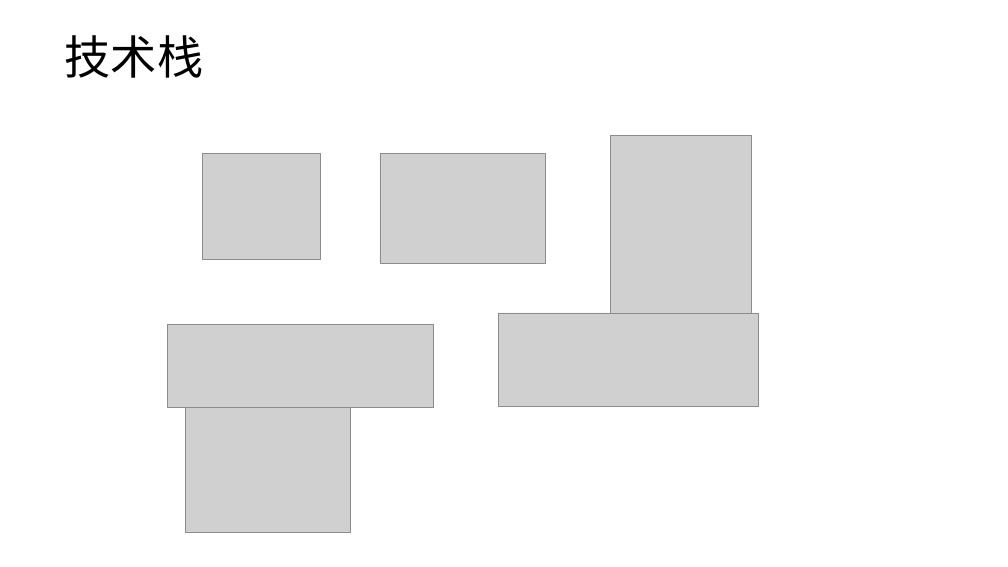
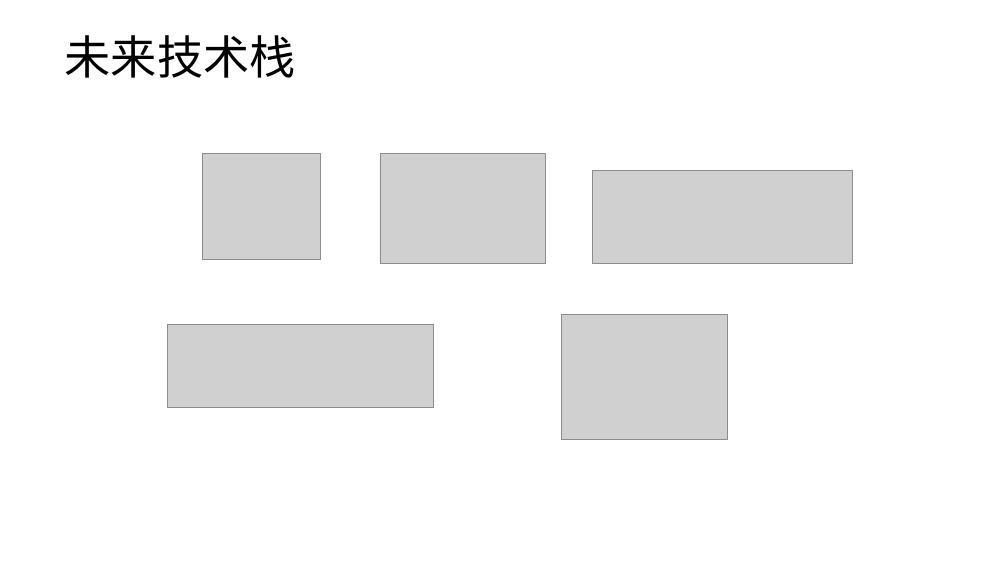
Before and after one commit to anancds/bigdata_ppts, a slide deck: slide 96 of bigdata/大数据.pptx (slide 83 before the commit). Drawn at 1008x567 pixels with LibreOffice and Linux fonts; fonts in the diff are those of the drawing; grey boxes stand for pictures. Boxes give left, top, right and bottom in pixels: in the first picture for what was removed or moved away, otherwise in the second. Text is boxed around its words. In the diff, an @@ line names an element or a change of style, - is before the commit and + after.

```diff
--- a/bigdata/大数据.pptx
+++ b/bigdata/大数据.pptx
@@ title at (65,35,296,78): text changed @@
-技术栈
+未来技术栈
@@ picture removed at (610,136,751,313) @@
@@ picture: place and size @@
-picture at (498,313,758,407)
+picture at (592,170,852,264)
@@ picture: place and size @@
-picture at (185,408,351,533)
+picture at (562,315,727,440)
```
Also in this commit, not shown: 18 other slides changed, 16 slides added, 4 slides removed.
